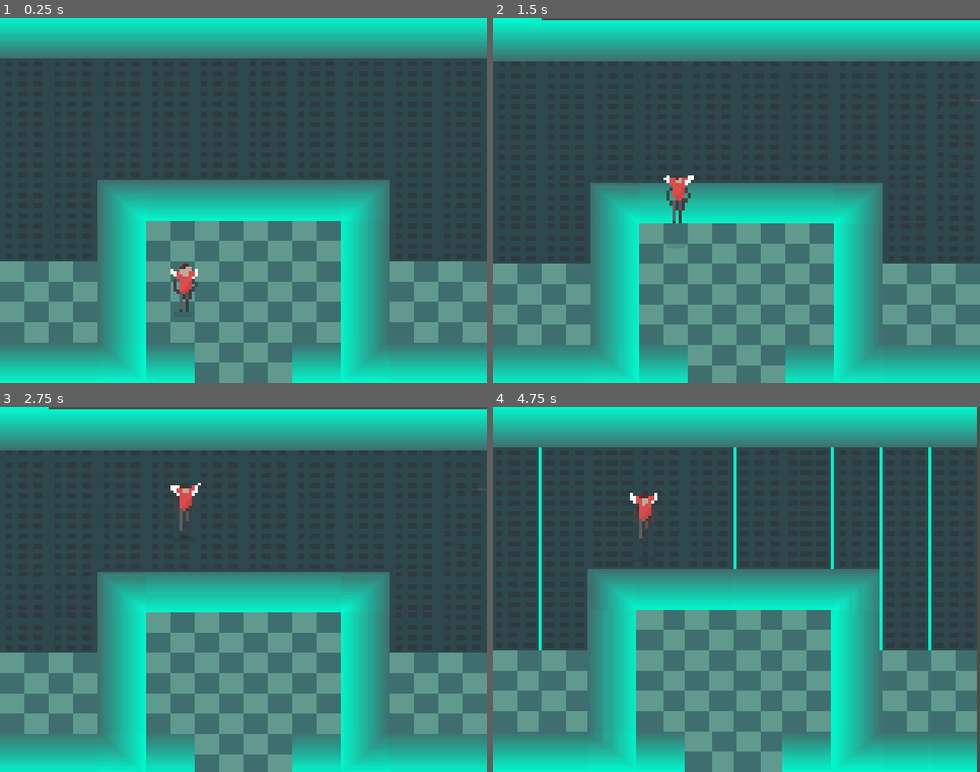
Above: before the commit, frames 1-4 (two rows, left to right).
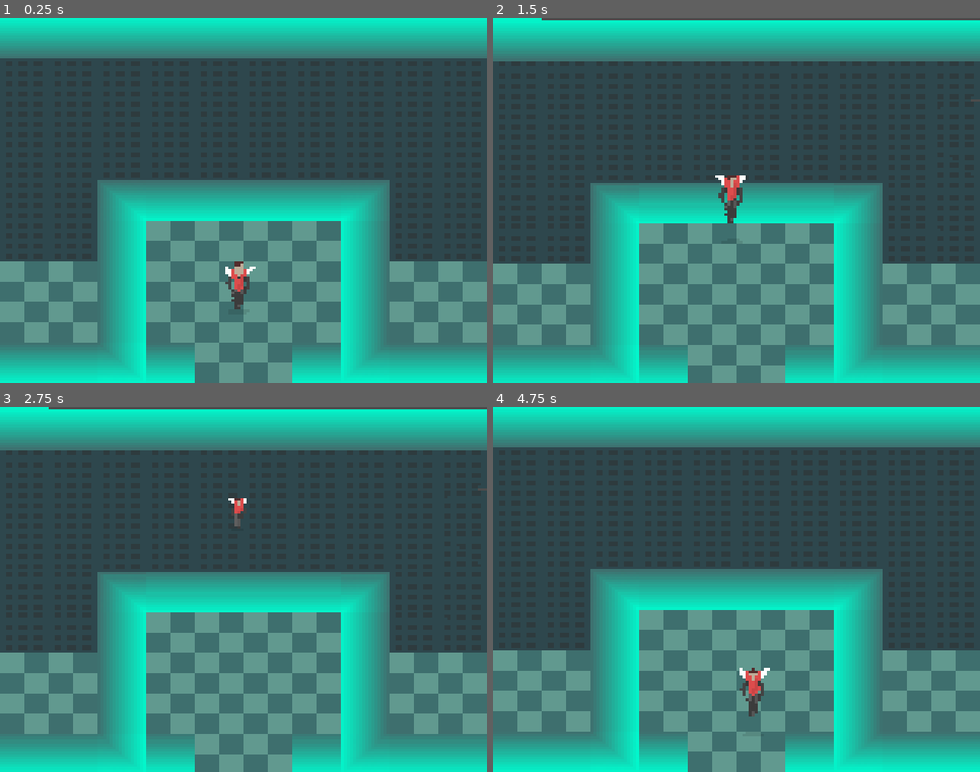
Above: after the commit, the same moments.

Repository: drsounds/game
Game: Godot game, scene res://Game/Scenes/Game.tscn
Same seed, same stepped clock (60 frames per second), same inputs: the game is played once before the commit and once after it.
Inputs:
- Up to frame 1 (0.25 s): no input
- Up to frame 2 (1.5 s): tap Enter at 0.5 s; hold Up (ui_up) from 0.53 s (still down); tap Space (jump) at 0.77 s
- Up to frame 3 (2.75 s): tap Space (jump) at 1.52 s; release Up (ui_up) at 2.03 s; hold Left (ui_left) from 2.03 s (still down)
- Up to frame 4 (4.75 s): tap Space (jump) at 3.02, 3.77, 4.52 s; release Left (ui_left) at 3.53 s; hold Down (ui_down) 3.53-4.28 s; hold Right (ui_right) from 4.28 s (still down)

The runs differ from the first frame. In frame 1, 0.8% of the frame differs, in the area x 35-53%, y 66-81%; in frame 2, 0.8%; in frame 3, 0.4%; in frame 4, 4.8%, in the area x 9-100%, y 0-100%.

Commit message:
Added falling tile

Diff:
--- a/Game/Scenes/OverworldEx/OverworldEx.tscn
+++ b/Game/Scenes/OverworldEx/OverworldEx.tscn
@@ -13,4 +13,4 @@
 tile_data = PoolIntArray( -589824, 4, 0, -589823, 5, 0, -589822, 6, 0, -589821, 14, 0, -589820, 5, 0, -589819, 5, 0, -5 …(12552 unchanged characters)…
 
 [node name="Spawn_Start" type="Position2D" parent="."]
-position = Vector2( 380.73, 254.91 )
+position = Vector2( 398.335, 253.786 )
--- a/Game/Tilesets/TileSet.tres
+++ b/Game/Tilesets/TileSet.tres
@@ -326,7 +326,7 @@
 "shape_transform": Transform2D( 1, 0, 0, 1, 0, 0 )
 } ]
 14/z_index = 0
-15/name = "Hole"
+15/name = "Pit"
 15/texture = ExtResource( 1 )
 15/tex_offset = Vector2( 0, 0 )
 15/modulate = Color( 1, 1, 1, 1 )
--- a/Game/entities/Character.gd
+++ b/Game/entities/Character.gd
@@ -11,6 +11,8 @@
 var jumping_over = null
 
 var is_suspended = false
+
+var _is_falling = false
 
 export(float) var z setget set_z, get_z
 export(float) var z_velocity setget set_z_velocity, get_z_velocity
@@ -52,6 +54,12 @@
 
 var is_scrolling_x = false
 var is_scrolling_y = false
+
+var fall_shrink = 10
+
+
+func set_is_falling(value):
+	self._is_falling = value
 
 
 func scroll_scene_x(x):
@@ -216,6 +224,12 @@
 
 func get_z_velocity():
 	return _z_velocity
+
+func respawn():
+	var spawn_location = self.get_parent().get_node("Spawn_Start")
+
+	self.global_position.x = spawn_location.global_position.x
+	self.global_position.y = spawn_location.global_position.y
 
 func set_z_velocity(value):
 	_z_velocity = value
@@ -265,13 +279,27 @@
 		# Get the tile id
 		var tile_id = tile_map.get_cellv(tile_pos)
 		var tile_name = tile_map.tile_set.tile_get_name(tile_id)
-
-		if tile_name == "Aqua" and z <= 0:
-			set_is_bathing(true)
+		if z > 0:
+			if tile_name == "Aqua":
+				set_is_bathing(true)
+			else:
+				set_is_bathing(false)
+
+			if tile_name == "Pit":
+				set_is_falling(true)
+
+
+	if _is_falling:
+		fall_shrink -= 0.01
+		if fall_shrink >= 0 and $Node2D.scale.y >= 0:
+			$Node2D.scale.x -= float(fall_shrink) / 10000
+			$Node2D.scale.y -= float(fall_shrink) / 10000
 		else:
-			set_is_bathing(false)
-
-
+			fall_shrink = 10
+			_is_falling = false
+			$Node2D.scale.x = 0.1
+			$Node2D.scale.y = 0.1
+			self.respawn()
 
 	if _z_velocity > -10:
 		_z_velocity -= z_gravity
